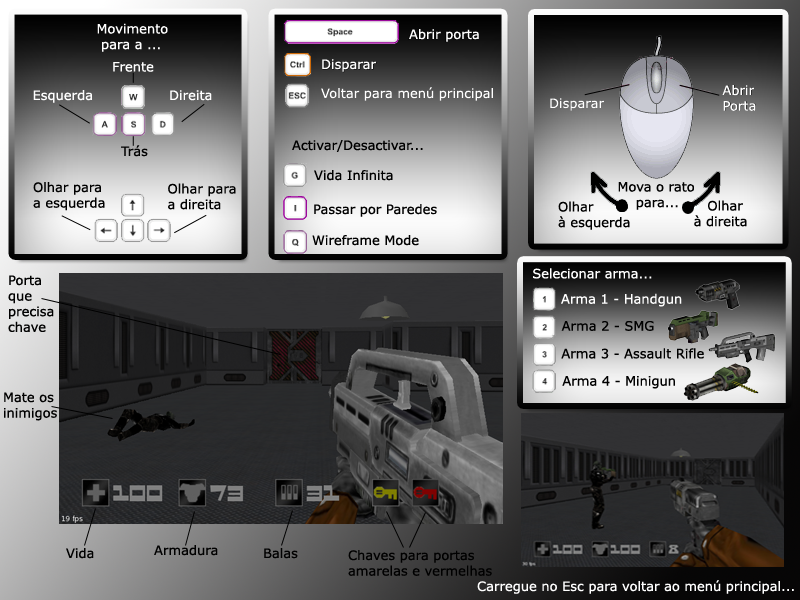
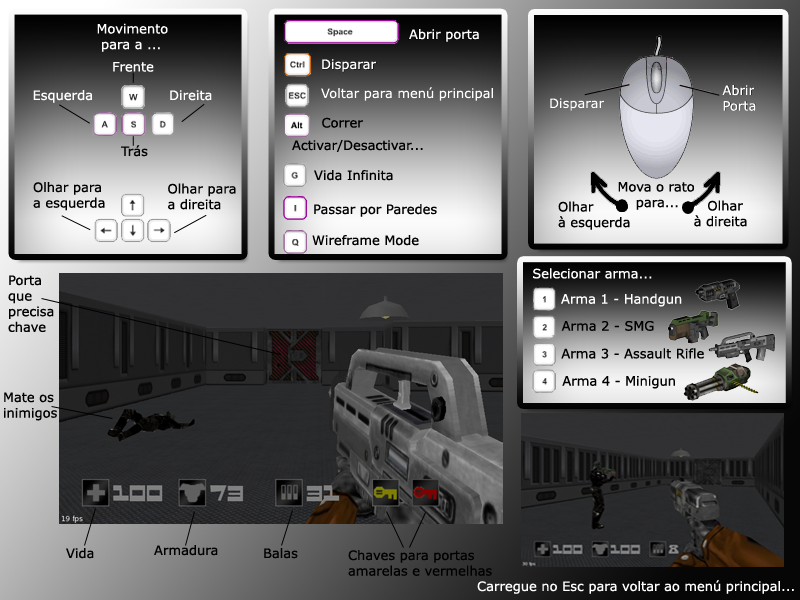
Revision of a layered (800, 600) image; what changed, layer by layer:
added layer "Correr" in group "teclas" over [left=322, top=117, right=363, bottom=128]
added layer "Layer 24" in group "teclas" over [left=284, top=113, right=310, bottom=137]
